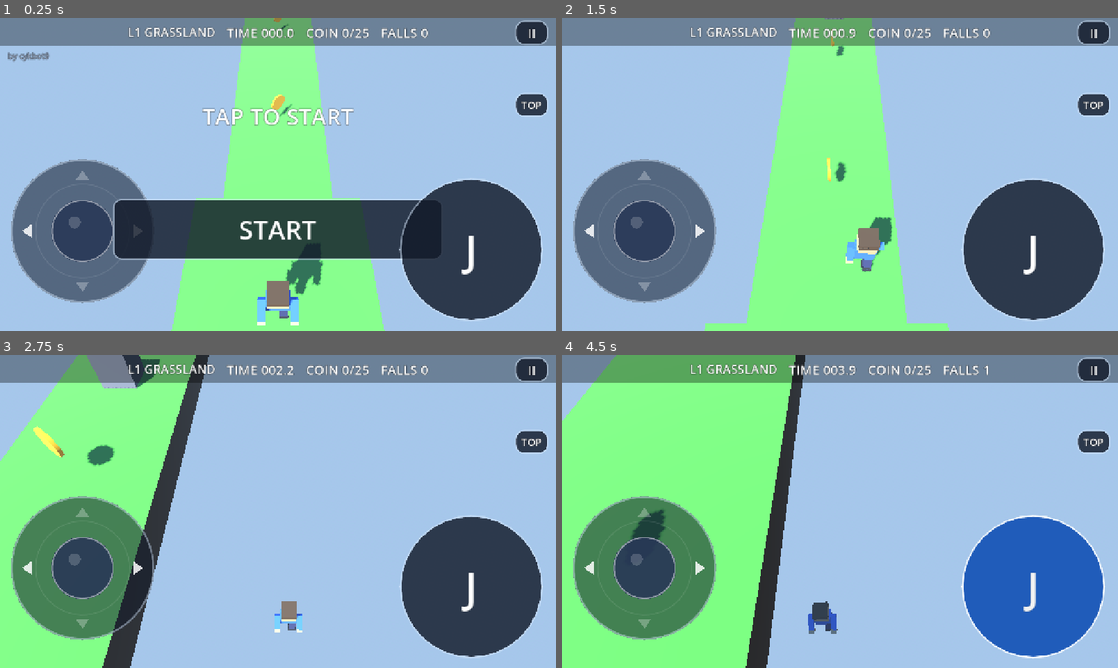
Above: before the commit, frames 1-4 (two rows, left to right).
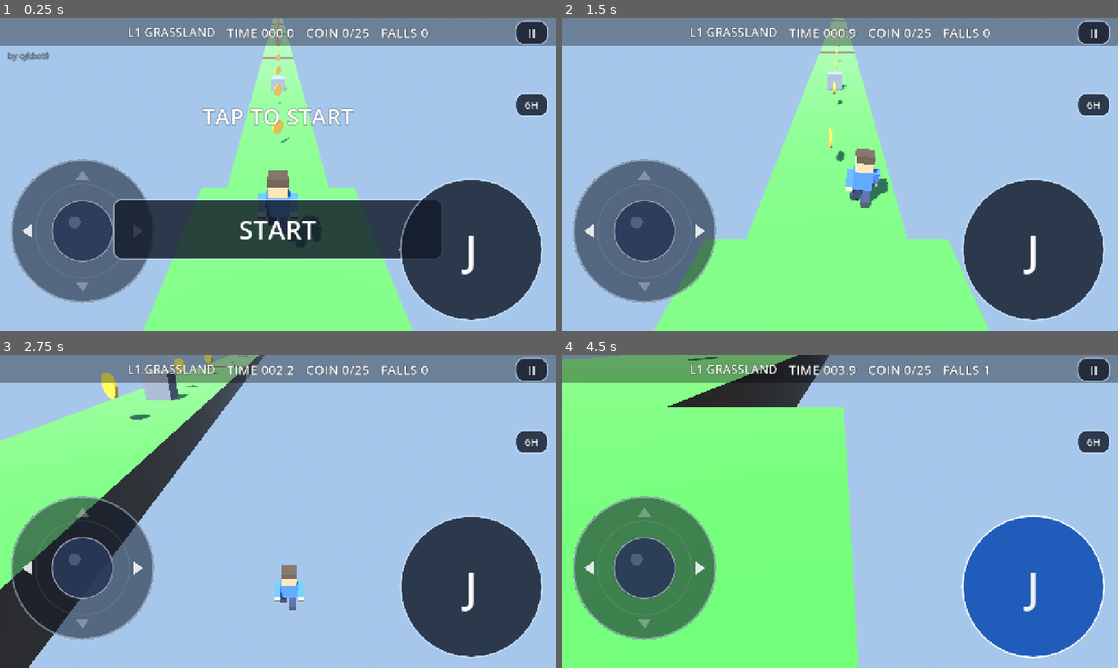
Above: after the commit, the same moments.

Repository: cykgames/001-parkour
Game: Godot game, scene res://Main.tscn
Two runs of this game, one before a commit and one after it. Both use one fixed random seed, a clock stepped at 60 frames per second and the inputs below. Sound files missing from this copy of the repository are replaced by a short silence.
Inputs (mouse positions are in pixels of both pictures, inside the frame that each line leads up to):
- Up to frame 1 (0.25 s): no input
- Up to frame 2 (1.5 s): click "START" at 0.5 s; move the mouse to (962, 158) at 1.27 s; hold Right (move_right) from 1.28 s (still down); click (962, 158) at 1.42 s
- Up to frame 3 (2.75 s): tap Space (jump) at 1.52 s; release Right (move_right) at 2 s; drag from (166, 527) to (250, 574) at 2.02 s
- Up to frame 4 (4.5 s): move the mouse to (895, 442) at 2.77 s; hold Right (move_right) 2.78-3.5 s; drag from (812, 574) to (673, 464) at 3.52 s; move the mouse to (1006, 558) at 4.27 s; hold Left (move_left) from 4.28 s (still down)

The runs differ from the first frame. In frame 1, 8.2% of the frame differs, in the area x 25-98%, y 0-100%; in frame 2, 13%; in frame 3, 18%, in the area x 0-98%, y 0-100%; in frame 4, 16%.

Commit message:
feat(camview): default view 6H chase 30deg on device (headless keeps TOP)

Diff:
--- a/CameraRig.gd
+++ b/CameraRig.gd
@@ -13,9 +13,16 @@
 ## View modes (user request 2026-11-19): 0 = legacy overhead rig, 1..3 = low
 ## chase cam at exactly 30deg pitch, placed at the player's 6 / 5 / 7 o'clock
 ## (directly behind / behind-right / behind-left). Static so the choice
-## survives scene reloads; headless harnesses never cycle it (stay mode 0).
+## survives scene reloads. Default (user request 2026-11-20): start at 6H
+## (mode 1, directly behind, 30deg pitch) on device; headless harnesses keep
+## mode 0 so test framing stays bit-identical. Static init runs once per
+## process before any _ready(), so HUD chip and rig agree on the initial mode.
 ## Auto-run movement is world-axis fixed, so yaw changes are visual only.
-static var view_mode := 0
+static var view_mode := _default_view_mode()
+
+
+static func _default_view_mode() -> int:
+	return 0 if DisplayServer.get_name() == "headless" else 1
 
 const CHASE_PITCH_DEG := 30.0
 const CHASE_DIST := 6.0      # horizontal distance from the player
